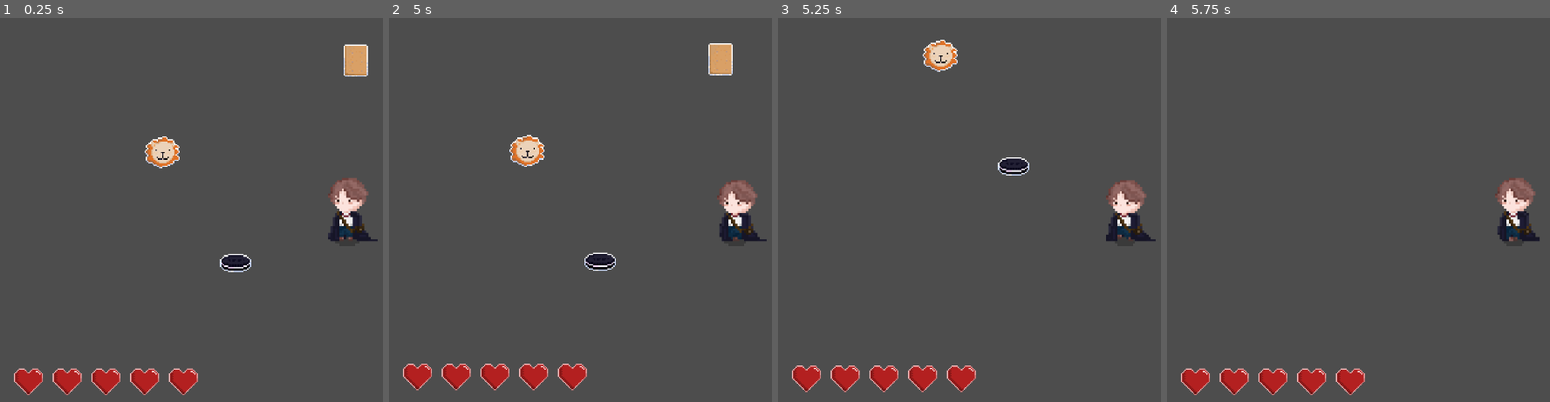
Above: before the commit, frames 1-4 (left to right).
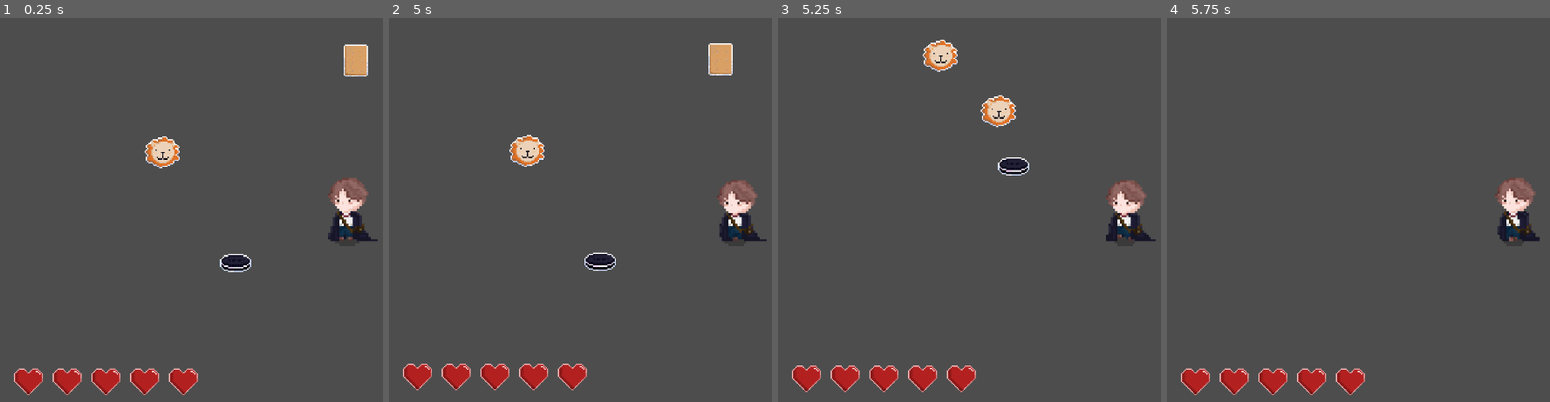
Above: after the commit, the same moments.

Repository: FraN-onLine/Back-in-Biskits
Game: Godot game, scene res://Areas/area_1.tscn
Same seed, same stepped clock (60 frames per second), same inputs: the game is played once before the commit and once after it.
Inputs (mouse positions are in pixels of both pictures, inside the frame that each line leads up to):
- Up to frame 1 (0.25 s): no input
- Up to frame 2 (5 s): move the mouse to (outside the picture) at 0.52 s; hold D (move_right) 0.53-1.28 s; click (outside the picture) at 0.6 s; move the mouse to (599, 233) at 1.27 s; hold S (move_down) 1.28-2.03 s; click (599, 233) at 1.35 s; move the mouse to (outside the picture) at 2.02 s; hold D (move_right) 2.03-2.78 s; click (outside the picture) at 2.1 s; move the mouse to (703, 290) at 2.77 s; hold W (move_up) 2.78-3.53 s; click (703, 290) at 2.85 s; move the mouse to (outside the picture) at 3.52 s; hold A (move_left) from 3.53 s (still down); click (outside the picture) at 3.6 s; move the mouse to (526, 156) at 4.27 s; click (526, 156) at 4.35 s
- Up to frame 3 (5.25 s): move the mouse to (outside the picture) at 5.02 s; release A (move_left) at 5.03 s; hold S (move_down) from 5.03 s (still down); click (outside the picture) at 5.1 s
- Up to frame 4 (5.75 s): keep holding S (move_down)

Frames 1-2 are identical in both runs. In frame 3, 0.6% of the frame differs, in the area x 52-63%, y 19-29%; in frame 4, nothing differs.

Commit message:
Cat Boss Start

Diff:
--- /dev/null
+++ b/back-in-biskits/Bosses/Boss1/boss_1.gd
@@ -0,0 +1,66 @@
+extends CharacterBody2D
+
+@export var hp: int = 300
+@export var move_speed: float = 120.0
+@export var float_height: float = 120.0
+@export var float_range: float = 80.0
+@export var shoot_interval: float = 1.5
+@export var projectile_scene: PackedScene
+@export var tracking_projectile_scene: PackedScene
+
+var player: Node2D
+var shoot_timer := 0.0
+var phase2 := false
+
+func _ready():
+	player = get_tree().get_root().get_node("back-in-biskits/Player/player") # Adjust path if needed
+
+func _physics_process(delta):
+	if not player:
+		return
+
+	# Floating randomly above player
+	var target_pos = player.global_position + Vector2(randf_range(-float_range, float_range), -float_height)
+	var direction = (target_pos - global_position).normalized()
+	var velocity = direction * move_speed
+
+	var collision = move_and_collide(velocity * delta)
+	if collision:
+		velocity = Vector2.ZERO
+
+	# Shooting logic
+	shoot_timer -= delta
+	if shoot_timer <= 0:
+		shoot_timer = shoot_interval
+		if hp > 100:
+			shoot_projectile()
+		else:
+			if not phase2:
+				phase2 = true
+				shoot_radial_projectiles()
+			shoot_projectile()
+
+func shoot_projectile():
+	# Randomly choose projectile type
+	var use_tracking = randi() % 2 == 0
+	var proj = tracking_projectile_scene if use_tracking else projectile_scene.instantiate()
+	proj.global_position = global_position
+	if use_tracking and proj.has_method("set_target"):
+		proj.set_target(player)
+	get_parent().add_child(proj)
+
+func shoot_radial_projectiles():
+	var count = 16
+	for i in range(count):
+		var angle = i * TAU / count
+		var proj = projectile_scene.instantiate()
+		proj.global_position = global_position
+		proj.rotation = angle
+		if proj.has_method("set_direction"):
+			proj.set_direction(Vector2(cos(angle), sin(angle)))
+		get_parent().add_child(proj)
+
+func take_damage(amount):
+	hp -= amount
+	if hp <= 0:
+		queue_free()
--- /dev/null
+++ b/back-in-biskits/Bosses/Boss1/boss_1.tscn
@@ -0,0 +1,51 @@
+[gd_scene load_steps=8 format=3 uid="uid://cucwq4ajkous0"]
+
+[ext_resource type="Script" uid="uid://dlnht23ihoofs" path="res://Bosses/Boss1/boss_1.gd" id="1_4w332"]
+[ext_resource type="Texture2D" uid="uid://bc5ib50v3otc0" path="res://Assets/Bosses/Cat Boss/cat_cookie(1).png" id="1_rp1qc"]
+
+[sub_resource type="AtlasTexture" id="AtlasTexture_4w332"]
+atlas = ExtResource("1_rp1qc")
+region = Rect2(0, 0, 64, 64)
+
+[sub_resource type="AtlasTexture" id="AtlasTexture_1qqme"]
+atlas = ExtResource("1_rp1qc")
+region = Rect2(64, 0, 64, 64)
+
+[sub_resource type="AtlasTexture" id="AtlasTexture_4j63d"]
+atlas = ExtResource("1_rp1qc")
+region = Rect2(0, 64, 64, 64)
+
+[sub_resource type="SpriteFrames" id="SpriteFrames_rcd67"]
+animations = [{
+"frames": [{
+"duration": 1.8,
+"texture": SubResource("AtlasTexture_4w332")
+}, {
+"duration": 0.6,
+"texture": SubResource("AtlasTexture_1qqme")
+}],
+"loop": true,
+"name": &"default",
+"speed": 1.0
+}, {
+"frames": [{
+"duration": 0.8,
+"texture": SubResource("AtlasTexture_4j63d")
+}],
+"loop": true,
+"name": &"new_animation",
+"speed": 1.0
+}]
+
+[sub_resource type="CircleShape2D" id="CircleShape2D_wppuc"]
+radius = 26.0768
+
+[node name="Boss 1" type="CharacterBody2D"]
+script = ExtResource("1_4w332")
+
+[node name="AnimatedSprite2D" type="AnimatedSprite2D" parent="."]
+sprite_frames = SubResource("SpriteFrames_rcd67")
+animation = &"new_animation"
+
+[node name="CollisionShape2D" type="CollisionShape2D" parent="."]
+shape = SubResource("CircleShape2D_wppuc")
--- /dev/null
+++ b/back-in-biskits/Bosses/Boss1/standard_projectile.tscn
@@ -0,0 +1,3 @@
+[gd_scene format=3 uid="uid://cetajpset4ndr"]
+
+[node name="standard_projectile" type="Node2D"]
--- /dev/null
+++ b/back-in-biskits/Pickup/Cookie Resources/cookie_cat.tres
@@ -0,0 +1,15 @@
+[gd_resource type="Resource" script_class="Cookie" load_steps=4 format=3 uid="uid://cnh3iholrbh03"]
+
+[ext_resource type="Texture2D" uid="uid://277kxoep2ysh" path="res://Assets/Cookies/CookieCat-Sheet.png" id="1_hdub7"]
+[ext_resource type="Script" uid="uid://dq108u8j1agm8" path="res://Pickup/Cookie Resources/cookieresource.gd" id="1_ltq5h"]
+[ext_resource type="Texture2D" uid="uid://nnnugna72kp1" path="res://Assets/Cookies/Bubble.png" id="2_6ar2k"]
+
+[resource]
+script = ExtResource("1_ltq5h")
+cookie_type = "cookie_cat"
+cookie_name = "Cookie Cat"
+atlas_texture = ExtResource("1_hdub7")
+icon_texture = ExtResource("2_6ar2k")
+min_potency = 3
+pickup_message = "Shield Active"
+metadata/_custom_type_script = "uid://dq108u8j1agm8"
--- a/back-in-biskits/Pickup/Cookie Spawner/cookie_spawner.tscn
+++ b/back-in-biskits/Pickup/Cookie Spawner/cookie_spawner.tscn
@@ -6,13 +6,12 @@
 [ext_resource type="Resource" uid="uid://cncmcw36ala46" path="res://Pickup/Cookie Resources/lion_crackers.tres" id="4_nviv1"]
 [ext_resource type="Resource" uid="uid://bup434e0nk7hl" path="res://Pickup/Cookie Resources/oreo.tres" id="5_cvjbs"]
 [ext_resource type="PackedScene" uid="uid://ch61q6045g2b4" path="res://Pickup/cookie.tscn" id="6_8q6w2"]
+[ext_resource type="Resource" uid="uid://cnh3iholrbh03" path="res://Pickup/Cookie Resources/cookie_cat.tres" id="6_dr2bd"]
 
 [node name="CookieSpawner" type="Node2D"]
 script = ExtResource("1_aq23u")
-possible_cookies = Array[ExtResource("2_tmnhi")]([ExtResource("3_dr2bd"), ExtResource("4_nviv1"), ExtResource("5_cvjbs")])
+possible_cookies = Array[ExtResource("2_tmnhi")]([ExtResource("3_dr2bd"), ExtResource("4_nviv1"), ExtResource("5_cvjbs"), ExtResource("6_dr2bd")])
 cookie_scene = ExtResource("6_8q6w2")
-spawn_interval = 8.0
-max_active_cookies = 5
 
 [node name="Spawnpoint1" type="Marker2D" parent="."]
 position = Vector2(1, 2)
--- a/back-in-biskits/Player/player.gd
+++ b/back-in-biskits/Player/player.gd
@@ -60,21 +60,19 @@
 	can_attack = false
 
 	match current_attack:
-		"basic":
-			basic_attack()
+		"lion_cracker":
+			sword_attack()
 		"fire_cookie":
 			fire_attack()
 		"ice_cookie":
 			ice_attack()
-		_:
-			basic_attack()
 
 	await get_tree().create_timer(attack_cooldown).timeout
 	can_attack = true
 
 
-func basic_attack() -> void:
-	print("Basic Attack")
+func sword_attack() -> void:
+	print("Slash")
 
 
 func fire_attack() -> void:
@@ -107,6 +105,13 @@
 func pickup_cookie(cookie_type: String) -> void:
 	current_attack = cookie_type
 	print("Picked up cookie! Attack changed to: %s" % cookie_type)
+	match cookie_type:
+		"lion_cracker":
+			pass
+		"fire_cookie":
+			anim.modulate = Color(1, 0.5, 0.5)  # light red
+		"ice_cookie":
+			anim.modulate = Color(0.5, 0.8, 1)  # light blue
 
 
 func show_cookie_pickup(display_name: String, icon_tex: Texture2D) -> void:
--- a/back-in-biskits/Player/player.tscn
+++ b/back-in-biskits/Player/player.tscn
@@ -172,4 +172,4 @@
 scale = Vector2(0.923828, 0.90625)
 sprite_frames = SubResource("SpriteFrames_k53q1")
 animation = &"walk"
-frame_progress = 0.169292
+frame_progress = 0.388392
Binary file added: back-in-biskits/Assets/Bosses/Cat Boss/blue_fish(1).png
Not shown, added: back-in-biskits/Assets/Bosses/Cat Boss/blue_fish(1).png.import
Binary file added: back-in-biskits/Assets/Bosses/Cat Boss/cat_cookie(1).png
Not shown, added: back-in-biskits/Assets/Bosses/Cat Boss/cat_cookie(1).png.import
Binary file added: back-in-biskits/Assets/Bosses/Cat Boss/red_fish(2).png
Not shown, added: back-in-biskits/Assets/Bosses/Cat Boss/red_fish(2).png.import
Binary file added: back-in-biskits/Assets/Cookies/Bubble.aseprite
Binary file added: back-in-biskits/Assets/Cookies/Bubble.png
Not shown, added: back-in-biskits/Assets/Cookies/Bubble.png.import
Binary file added: back-in-biskits/Assets/Cookies/CookieCat-Sheet.png
Not shown, added: back-in-biskits/Assets/Cookies/CookieCat-Sheet.png.import
Binary file added: back-in-biskits/Assets/Cookies/CookieCat.aseprite
(and 2 more such lines)
